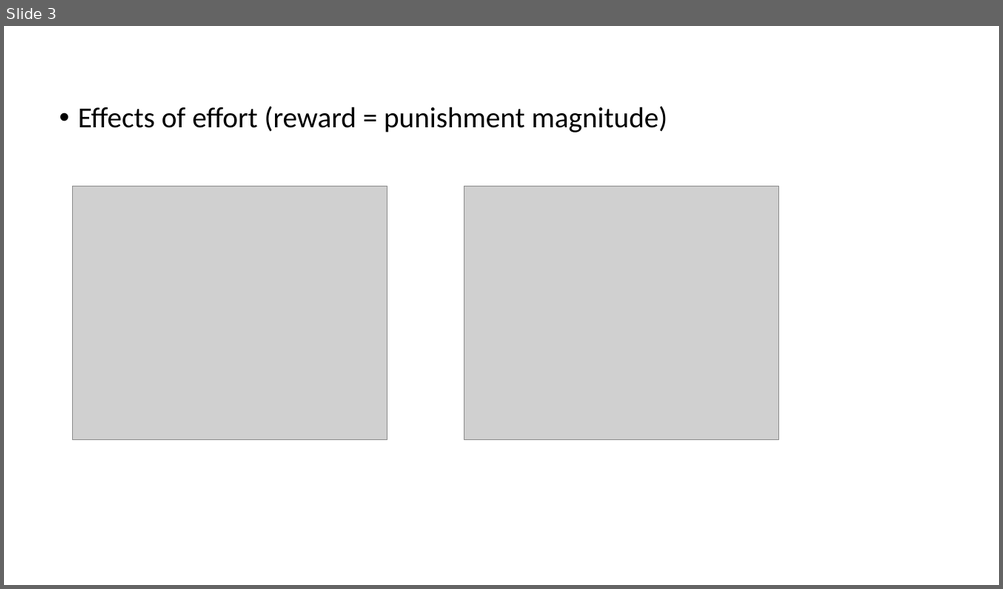
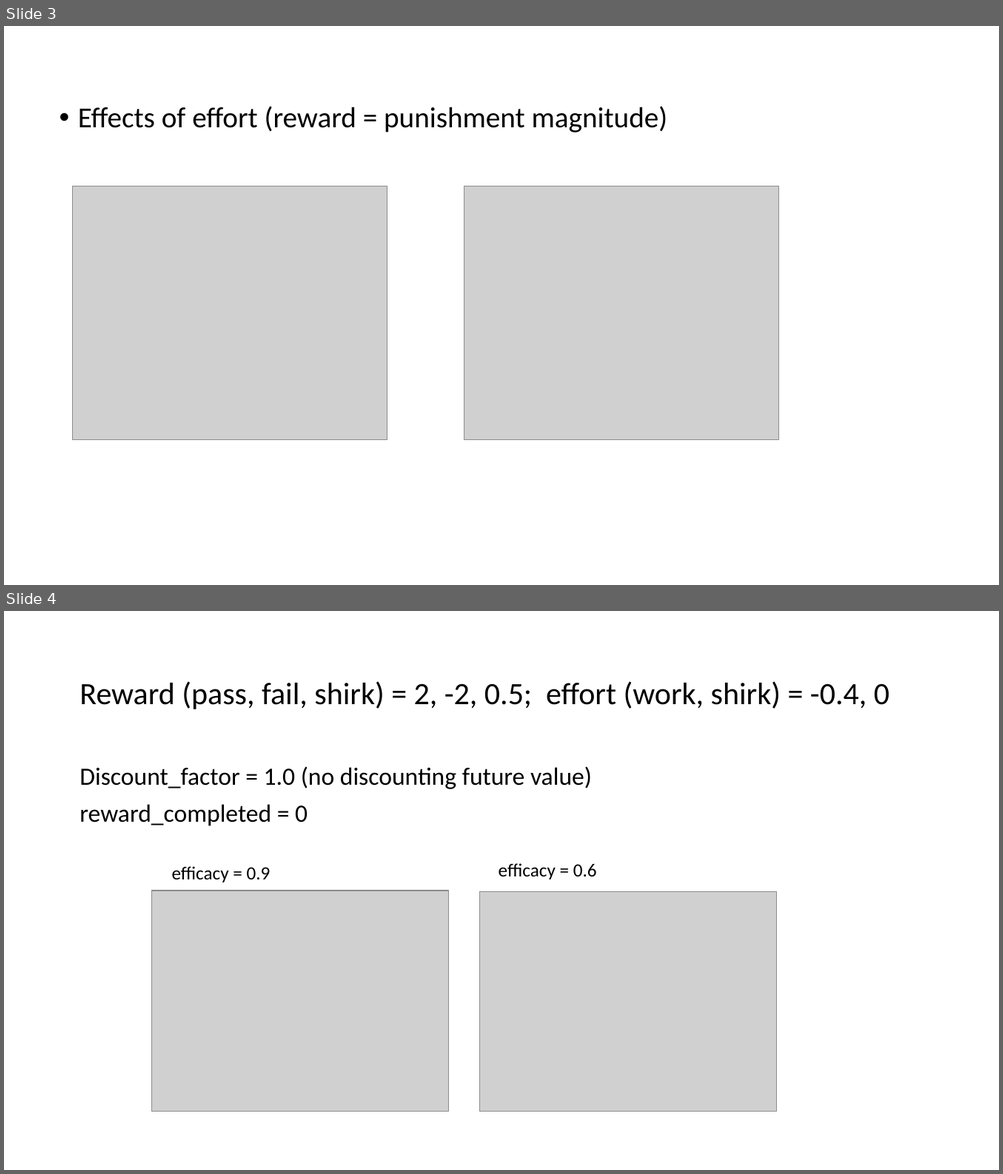
Before and after one commit to awebb-nz/procrastination_code, a slide deck: results and plots/Presentation1.pptx. Shown one above the other, each under a label of ours: slide 3 before the commit, slides 3 and 4 after it. The pictures are 1003x589 and 1003x1174 pixels, drawn with LibreOffice and Linux fonts; fonts in the diff are those of the drawing; grey boxes stand for pictures. Boxes give left, top, right and bottom in pixels: in the first picture for what was removed or moved away, otherwise in the second. Text is boxed around its words. In the diff, an @@ line names an element or a change of style, - is before the commit and + after.

```diff
--- a/results and plots/Presentation1.pptx
+++ b/results and plots/Presentation1.pptx
@@ slide 4 added at <box>4,611,999,1170</box>, background #FFFFFF @@
@@ title added at <box>79,681,889,709</box>, 30 pt, text #000000 @@
+Reward (pass, fail, shirk) = 2, -2, 0.5; effort (work, shirk) = -0.4, 0
@@ text added at <box>79,766,592,826</box>, 24 pt, text #000000 @@
+Discount_factor = 1.0 (no discounting future value)
+reward_completed = 0
@@ text added at <box>172,866,270,883</box>, 18 pt, text #000000 @@
+efficacy = 0.9
@@ text added at <box>498,863,597,880</box>, 18 pt, text #000000 @@
+efficacy = 0.6
@@ picture added at <box>152,891,449,1112</box> @@
@@ picture added at <box>479,892,777,1112</box> @@
```
Also in this commit, not shown: 2 other slides added, 1 other file.
